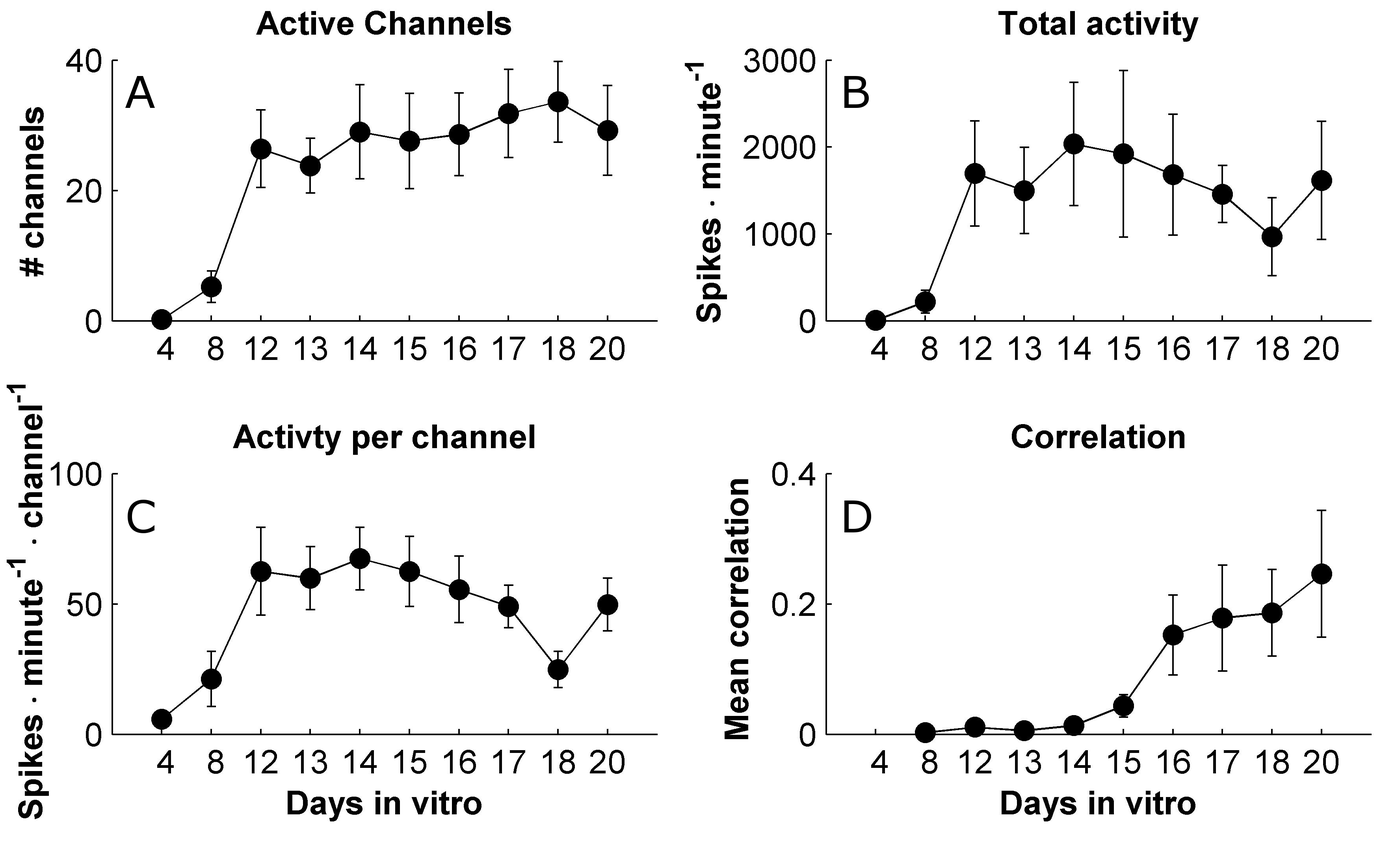
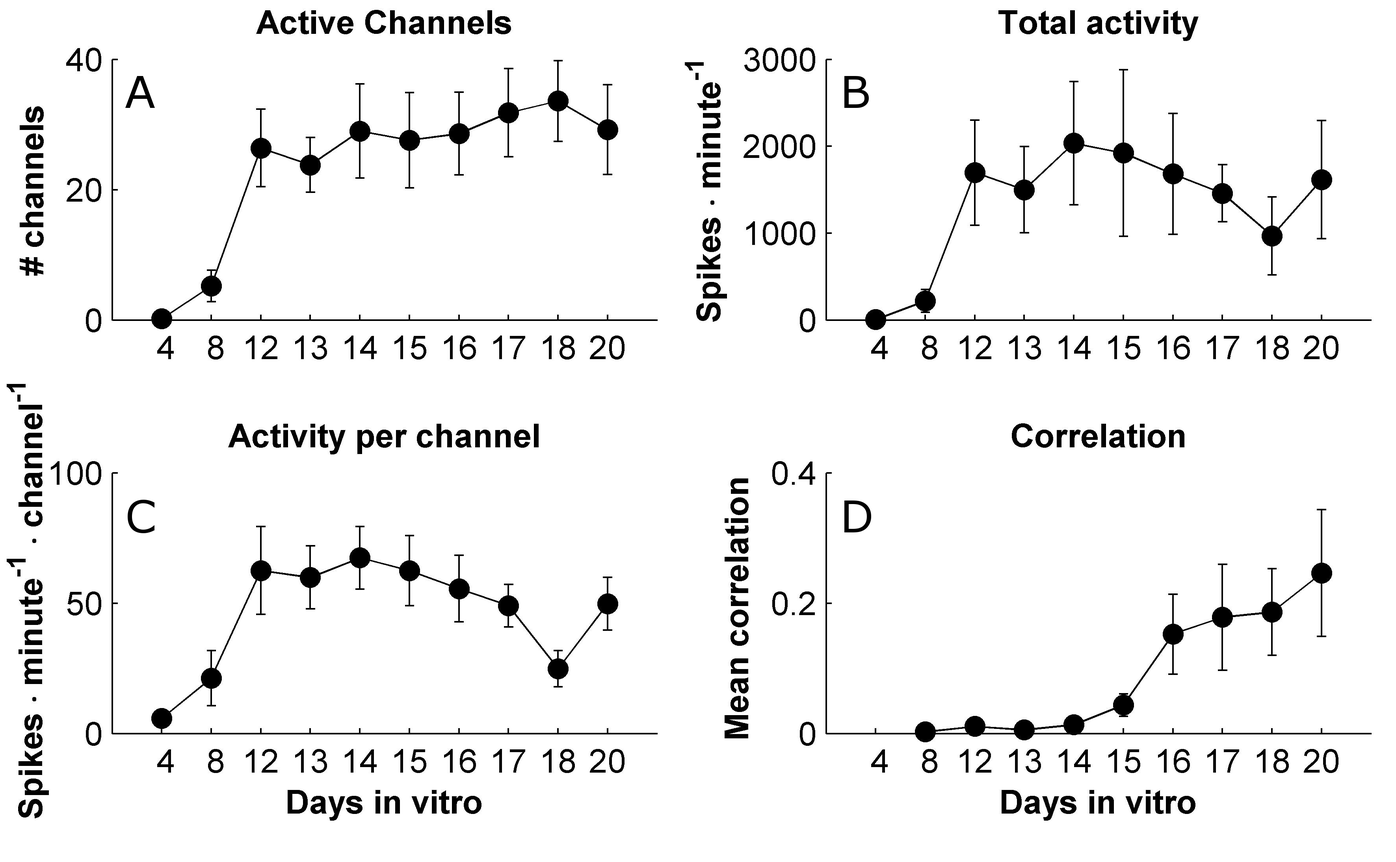
Comparing the layer stacks of the two 1396x862 images. Changes:
added layer "actMeasuresNatural.jpg #2" above "actMeasuresNatural.jpg #1" over [5, 7, 1374, 822]
hid "actMeasuresNatural.jpg #1" over [5, 7, 1374, 822]
